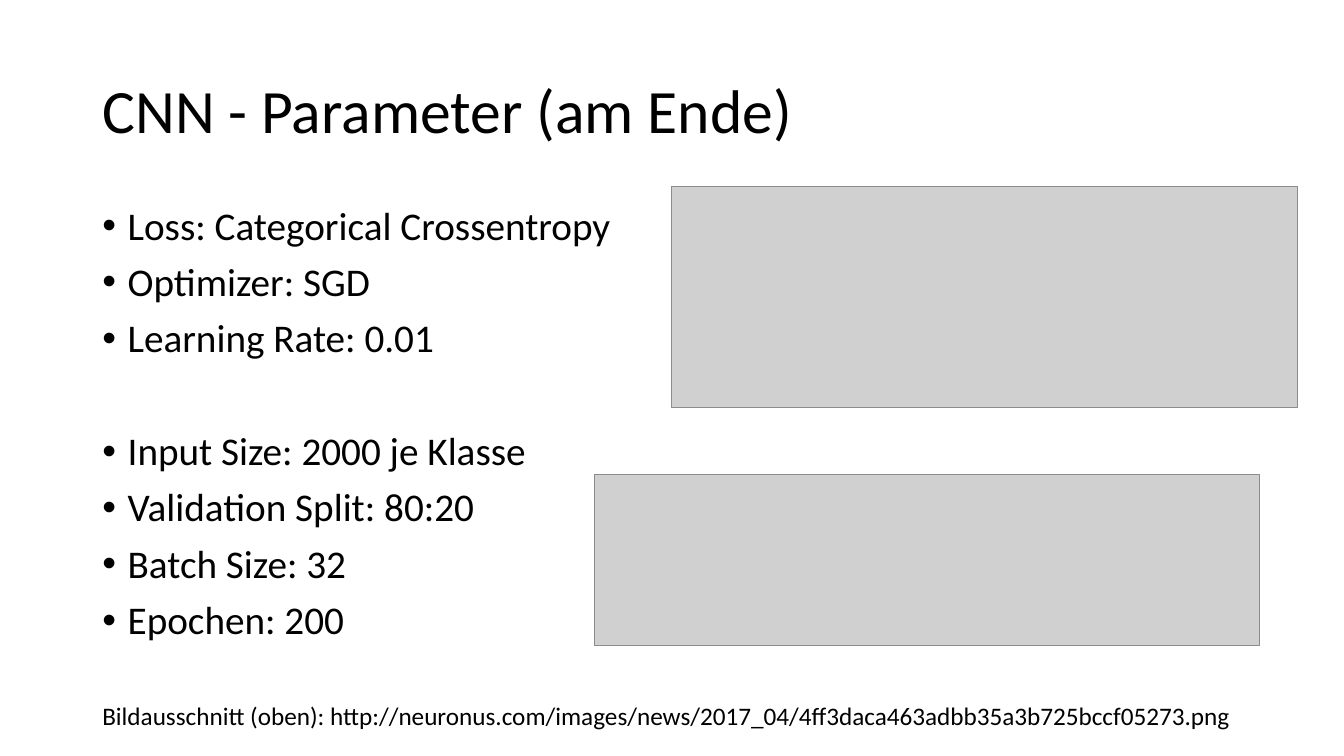
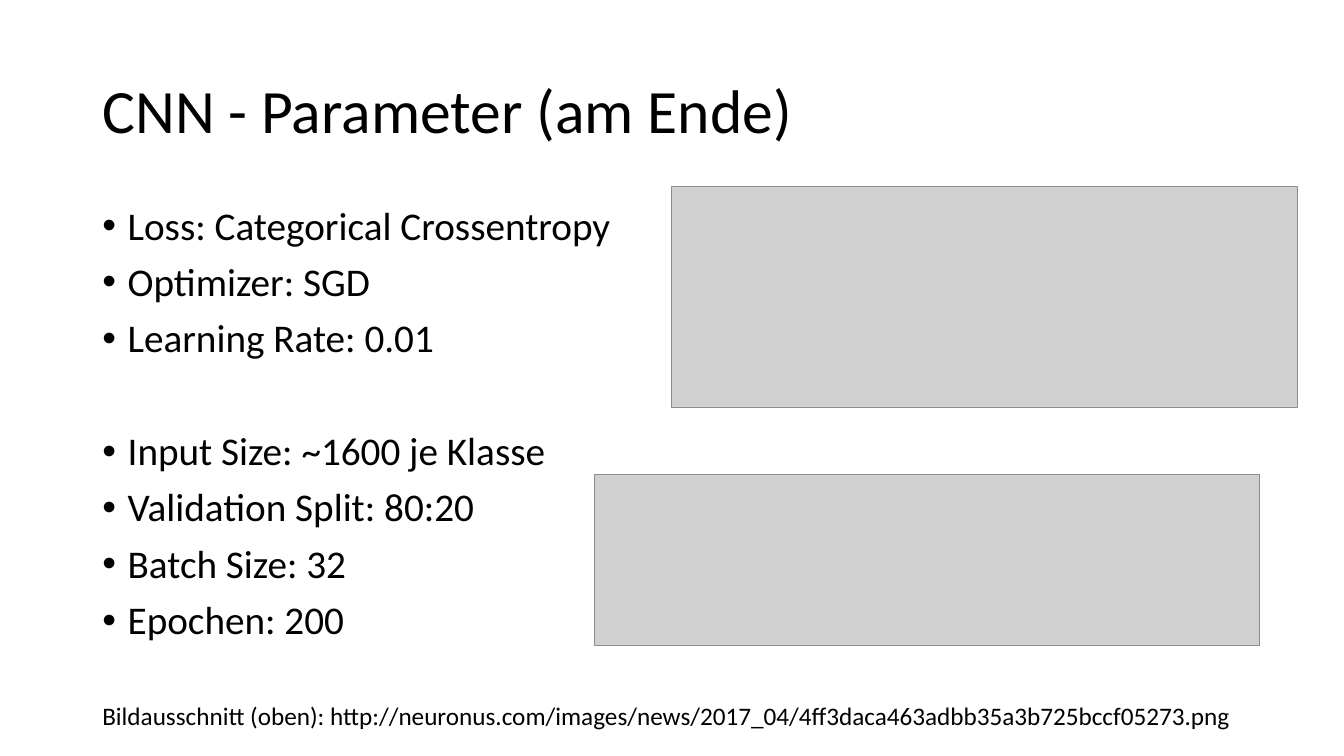
Before and after one commit to ageinpee/ComputerVision, a slide deck: slide 11 of project/Präsentation CV-Prak [Di].pptx (slide 10 before the commit). Drawn at 1344x756 pixels with LibreOffice and Linux fonts; fonts in the diff are those of the drawing; grey boxes stand for pictures. Boxes give left, top, right and bottom in pixels: in the first picture for what was removed or moved away, otherwise in the second. Text is boxed around its words. In the diff, an @@ line names an element or a change of style, - is before the commit and + after.

```diff
--- a/project/Präsentation CV-Prak [Di].pptx
+++ b/project/Präsentation CV-Prak [Di].pptx
@@ text at (x1=128, y1=437, x2=545, y2=472): text changed @@
-• Input Size: 2000 je Klasse
+• Input Size: ~1600 je Klasse
```
Also in this commit, not shown: 6 other slides changed, 3 slides added, 1 slide removed.
